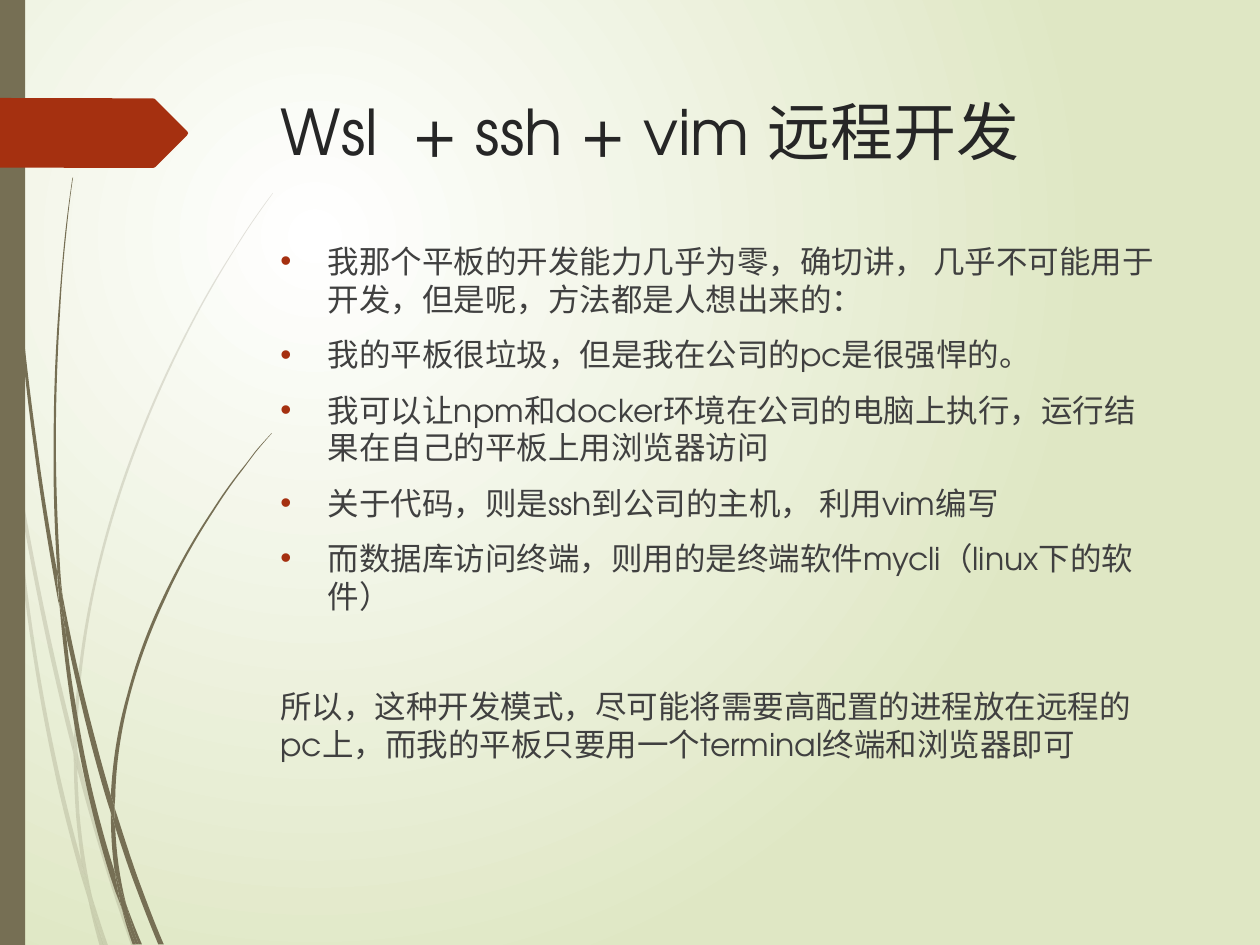
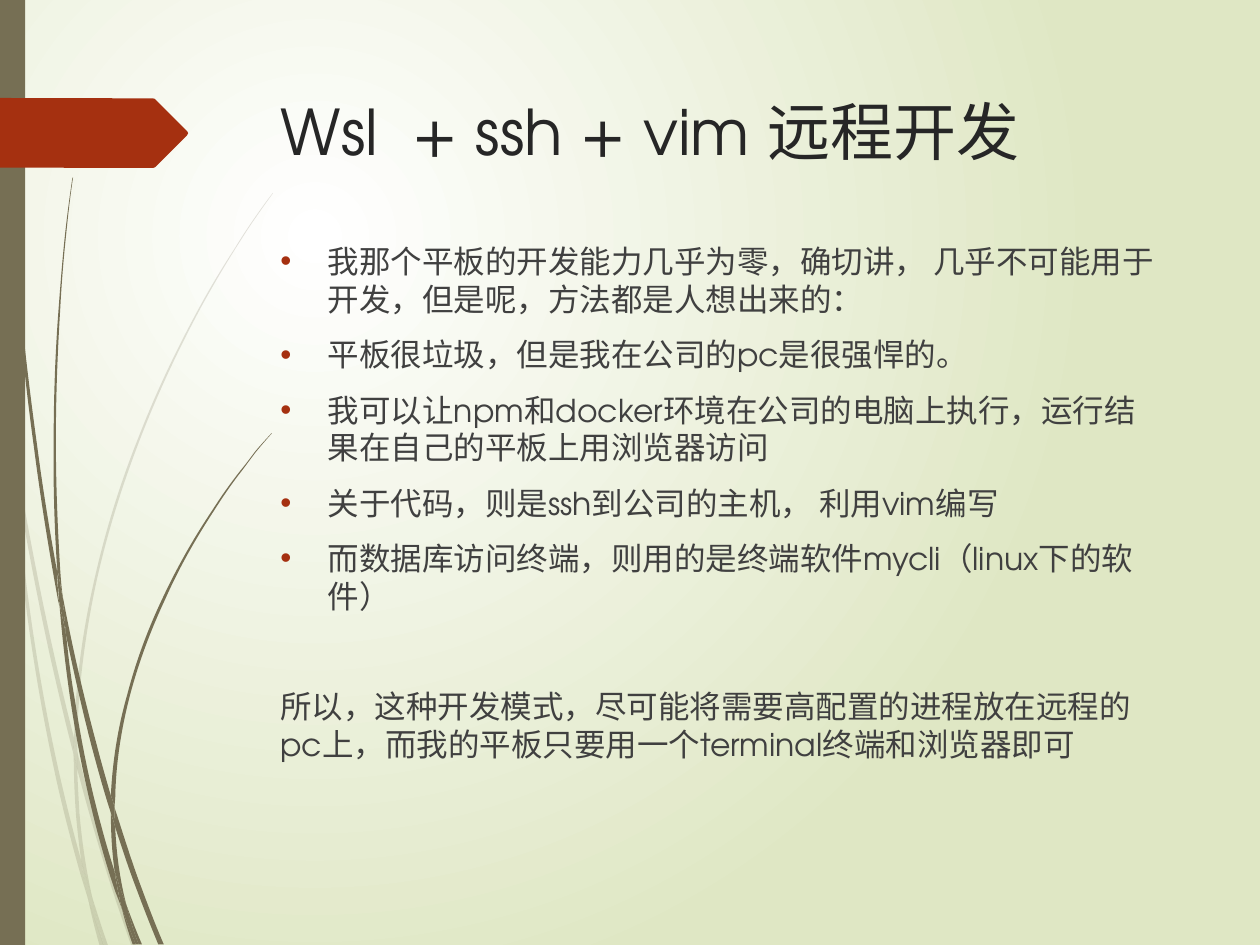
Before and after one commit to niming175/my-wsl-setting, a slide deck: slide 12 of web开发环境概述.pptx. Drawn at 1260x945 pixels with LibreOffice and Linux fonts; fonts in the diff are those of the drawing. Boxes give left, top, right and bottom in pixels: in the first picture for what was removed or moved away, otherwise in the second. Text is boxed around its words. In the diff, an @@ line names an element or a change of style, - is before the commit and + after.

```diff
--- a/web开发环境概述.pptx
+++ b/web开发环境概述.pptx
@@ text at (328,339,968,372): text changed @@
-• 我的平板很垃圾，但是我在公司的pc是很强悍的。
+• 平板很垃圾，但是我在公司的pc是很强悍的。
```
Also in this commit, not shown: 2 other slides changed, 5 slides added, 1 other file.
